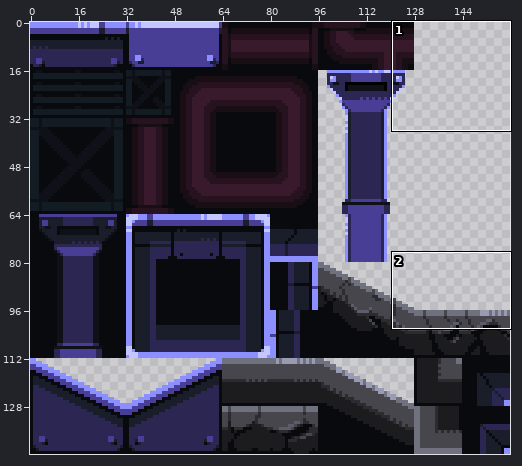
Sprite sheet: Assets/Arts/Tiles/Sidescroller Shooter - Central City/Assets/Tiles.png. The first picture is a wide view before the edit; the outline marks the close-up.
Close-up. Before the edit:
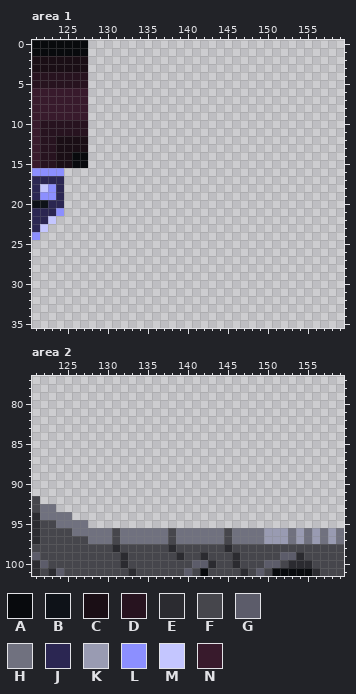
The file is 160x144 pixels. Shown: area 1: x 121..159, y 0..35; area 2: x 121..159, y 77..101.
Palette (. is transparent): A #080a0d  B #0e1218  C #1a0e15  D #27131f  E #2b2b30  F #46464c  G #5c5c6a  H #70717f  J #2b2652  K #999bb2  L #8c8fff  M #c4c6ff  N #381a2c
Pixels before, area 1, first column x 121:
 0 AAAAAAA
 1 AAAAAAA
 2 CCCCCCC
 3 CCCCCCC
 4 DDDDDDD
 5 DDDDDDD
 6 NNNNNNN
 7 NNNNNNN
 8 NNNNNNN
 9 NNNNNNN
10 NDDDDDD
11 NDDDDDD
12 NDDCCCC
13 NDDCCCC
14 NDDCCAA
15 NDDCCAA
16 LLLL...
17 JJJJ...
18 JMLJ...
19 JLLJ...
20 BBJJ...
21 JJJL...
22 JJM....
23 JM.....
24 L......
Pixels before, area 2, first column x 121:
 92 F......................................
 93 FHH....................................
 94 EHHHH..................................
 95 EFFHHHH................................
 96 EFFFFHHHHHFHHHHHHFHHHHHHFHHHHKKKHKHKHKH
 97 EFFFFFFHHHFHHHHHHFHHHHHHFHHHHKKKHKHKHKH
 98 FFFFFFFFFFEFFFFFFEFFFFFFEFFFFFFFFFFFFFF
 99 GFFFFFFFFFFEFFFFFFEFFEFFFEFFFFFGGEFFFFF
100 EGFFFFFFFFFEFFFFFFFFGGEFFEFFFGGFEEEFFFF
101 EFEGFFFFFFFFEFFFFFFGFAFFFFEFGFAAAAAEFFF
After:
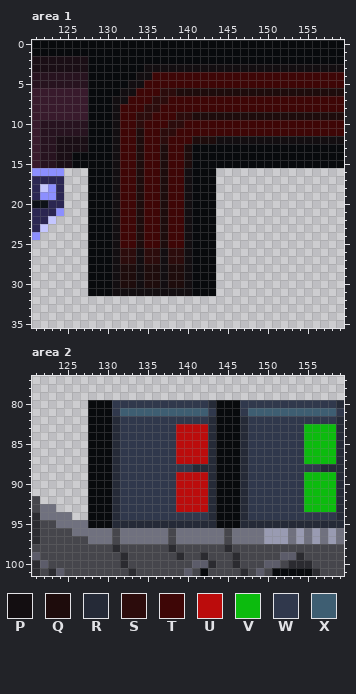
Colours new in this view: P #130e11  Q #1e0c0c  R #252a37  S #2c0c0c  T #3e0606  U #bb0c0c  V #0cbb0e  W #30384c  X #3e5e72
The exact change:
Changed rows in their new state; - is an unchanged pixel.
Area 1:
first column x 128:
 0 AAAAAAAAAAAAAAAAAAAAAAAAAAAAAAAA
 1 AAAAAAAAAAAAAAAAAAAAAAAAAAAAAAAA
 2 AAAAAAAAAAAAAAAAAAAAAAAAAAAAAAAA
 3 AAAAAAAPPPPPPPPPPPPPPPPPPPPPPPPP
 4 AAAAAAPPTTTTTTTTTTTTTTTTTTTTTTTT
 5 AAAAAPPTTTTTTTTTTTTTTTTTTTTTTTTT
 6 AAAAPPTTTSSQQQQQQQQQQQQQQQQQQQQQ
 7 AAAPPTTTSSTTTTTTTTTTTTTTTTTTTTTT
 8 AAAPTTTSSTTTTTTTTTTTTTTTTTTTTTTT
 9 AAAPTTSSTTTSSQQQQQQQQQQQQQQQQQQQ
10 AAAPTTSTTTSSTTTTTTTTTTTTTTTTTTTT
11 AAAPTTQTTSSTTTTTTTTTTTTTTTTTTTTT
12 AAAPTTQTTSTTTQQQPPPPPPPPPPPPPPPP
13 AAAPTTQTTQTTQAAAAAAAAAAAAAAAAAAA
14 AAAPTTQTTQTTQAAAAAAAAAAAAAAAAAAA
15 AAAPTTQTTQTTQAAAAAAAAAAAAAAAAAAA
16 AAAPTTQTTQTTPAAA----------------
17 AAAPTTQTTQTTPAAA----------------
18 AAAPTTQTTQTTPAAA----------------
19 AAAPTTQTTQTTPAAA----------------
20 AAAPTTQTTQTTPAAA----------------
21 AAAPTTQTTQTTPAAA----------------
22 AAAPTTQTTQTTPAAA----------------
23 AAAPTTQTTQTTPAAA----------------
24 AAAPTTQTTQTTPAAA----------------
25 AAAPTTQTTQTTPAAA----------------
26 AAAPSSPSSPSSPAAA----------------
27 AAAPSSPSSPSSPAAA----------------
28 AAAPQQPQQPQQPAAA----------------
29 AAAPQQPQQPQQPAAA----------------
30 AAAPQQPQQPQQPAAA----------------
31 AAAPPPPPPPPPPAAA----------------
Area 2:
first column x 128:
 80 AAAWWWWWWWWWWWWRAAAWWWWWWWWWWWWR
 81 AAAWXXXXXXXXXXXWAAAWXXXXXXXXXXXW
 82 AAARWWWWWWWWWWWRAAARWWWWWWWWWWWR
 83 AAARWWWWWWWUUUURAAARWWWWWWWVVVVR
 84 AAARWWWWWWWUUUURAAARWWWWWWWVVVVR
 85 AAARWWWWWWWUUUURAAARWWWWWWWVVVVR
 86 AAARWWWWWWWUUUURAAARWWWWWWWVVVVR
 87 AAARWWWWWWWUUUURAAARWWWWWWWVVVVR
 88 AAARWWWWWWWWWRRRAAARWWWWWWWWWRRR
 89 AAARWWWWWWWUUUURAAARWWWWWWWVVVVR
 90 AAARWWWWWWWUUUURAAARWWWWWWWVVVVR
 91 AAARWWWWWWWUUUURAAARWWWWWWWVVVVR
 92 AAARWWWWWWWUUUURAAARWWWWWWWVVVVR
 93 AAARWWWWWWWUUUURAAARWWWWWWWVVVVR
 94 AAARWWWWWWWWWWWRAAARWWWWWWWWWWWR
 95 AAARRRRRRRRRRRRRAAARRRRRRRRRRRRR
